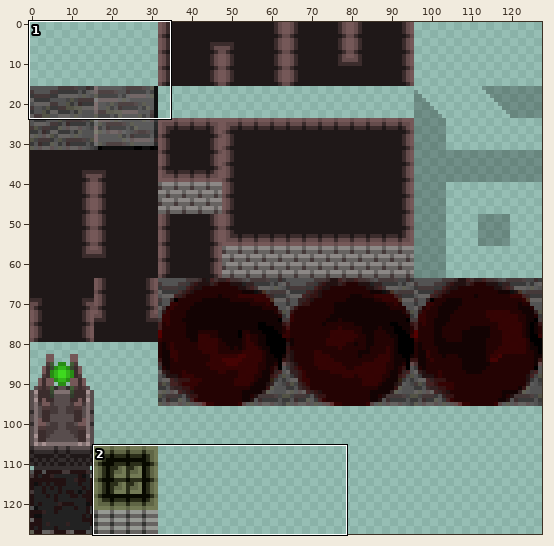
File history of a sprite sheet, dev/LDtiles.png. The first picture is a wide view before the edit; the outline marks the close-up.
Close-up. Before:
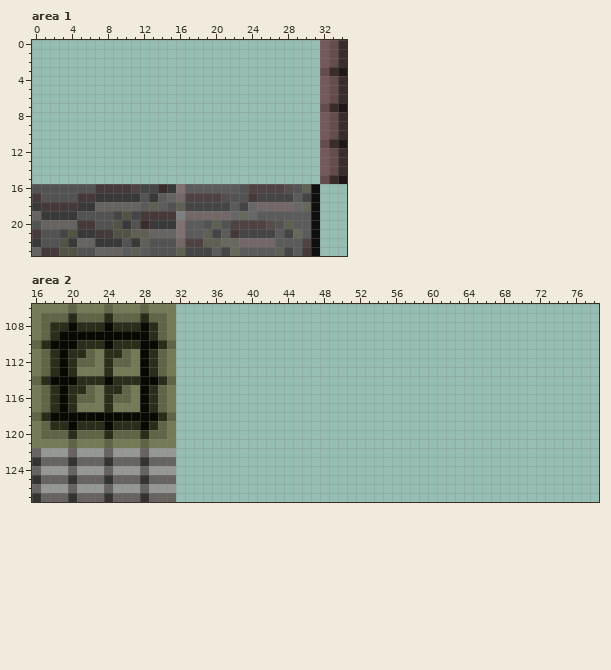
The file is 128x128 pixels. Colours within 5 levels of each other are drawn and written as one. Shown: area 1: x 0..34, y 0..23; area 2: x 16..78, y 106..127.
The result:
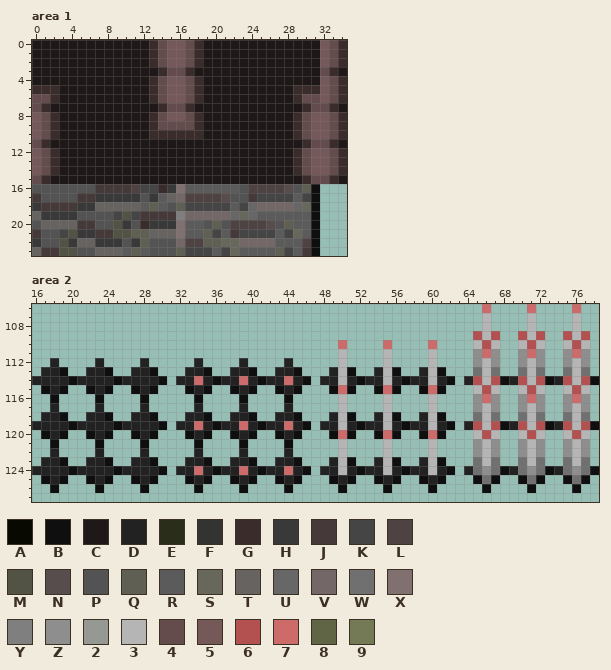
Palette (. is transparent): A #080900  B #0f0f0f  C #1f1818  D #222222  E #2a2d19  F #333431  G #3b2c2c  H #393939  J #453939  K #454545  L #4e4242  M #535345  N #584d4d  P #535353  Q #5f5f53  R #5b5b5b  S #67675b  T #666361  U #676767  V #736767  W #707070  X #807070  Y #7f7f7f  Z #8e8e8e  2 #969993  3 #b5b5b5  4 #654c4c  5 #755858  6 #b35151  7 #cd6b6b  8 #5f6545  9 #737a55
The commit says: new tileset SPIKES SPIKES
The exact change:
Changed rows in their new state; - is an unchanged pixel.
Area 1:
first column x 0:
 0 CCCCCCCCCCCCCG4554GCCCCCCCCCCCCC
 1 CCCCCCCCCCCCCG4554GCCCCCCCCCCCCC
 2 CCCCCCCCCCCCCG4554GCCCCCCCCCCCCC
 3 CCCCCCCCCCCCCCG44GCCCCCCCCCCCCCC
 4 CCCCCCCCCCCCCG4554GCCCCCCCCCCCCC
 5 GGGCCCCCCCCCCG4554GCCCCCCCCCCGGG
 6 44GCCCCCCCCCCG4554GCCCCCCCCCCG44
 7 4GCCCCCCCCCCCCG44GCCCCCCCCCCCCG4
 8 54GCCCCCCCCCCG4554GCCCCCCCCCCG45
 9 54GCCCCCCCCCCG4444GCCCCCCCCCCG45
10 54GCCCCCCCCCCGGGGGGCCCCCCCCCCG45
11 4GCCCCCCCCCCCCCCCCCCCCCCCCCCCCG4
12 54GCCCCCCCCCCCCCCCCCCCCCCCCCCG45
13 54GCCCCCCCCCCCCCCCCCCCCCCCCCCG45
14 54GCCCCCCCCCCCCCCCCCCCCCCCCCCG45
15 4GCCCCCCCCCCCCCCCCCCCCCCCCCCCCG4
Area 2:
first column x 16:
106 ................----------------------------------7----7----7--
107 ................----------------------------------3----3----3--
108 ................----------------------------------3----3----3--
109 ................---------------------------------636--636--636-
110 ................------------------7----7----7----363--363--363-
111 ................------------------3----3----3----Z7Z--Z7Z--Z7Z-
112 ..D....D....D...--D----D----D-----3----3----3----Z3Z--Z3Z--Z3Z-
113 .DDB..DDB..DDB..-DDB--DDB--DDB---D3B--D3B--D3B---W3W--W3W--W3W-
114 DDDDBDDDDBDDDDB.DD7DBDD7DBDD7DB-DD3DBDD3DBDD3DB-D636BD636BD636B
115 .BDB..BDB..BDB..-BDB--BDB--BDB---B7B--B7B--B7B---363--363--363-
116 ..B....B....B...--B----B----B-----3----3----3----Z7Z--Z7Z--Z7Z-
117 ..D....D....D...--D----D----D-----3----3----3----Z3Z--Z3Z--Z3Z-
118 .DDB..DDB..DDB..-DDB--DDB--DDB---D3B--D3B--D3B---W3W--W3W--W3W-
119 DDDDBDDDDBDDDDB.DD7DBDD7DBDD7DB-DD3DBDD3DBDD3DB-D636BD636BD636B
120 .BDB..BDB..BDB..-BDB--BDB--BDB---B7B--B7B--B7B---363--363--363-
121 ..B....B....B...--B----B----B-----3----3----3----Z3Z--Z3Z--Z3Z-
122 ..D....D....D...--D----D----D-----3----3----3----Z3Z--Z3Z--Z3Z-
123 .DDB..DDB..DDB..-DDB--DDB--DDB---D3B--D3B--D3B---W3W--W3W--W3W-
124 DDDDBDDDDBDDDDB.DD7DBDD7DBDD7DB-DD3DBDD3DBDD3DB-DWZWBDWZWBDWZWB
125 .BDB..BDB..BDB..-BDB--BDB--BDB---BDB--BDB--BDB---BWB--BWB--BWB-
126 ..B....B....B...--B----B----B-----B----B----B-----B----B----B--
127 ................-----------------------------------------------
Boxes around the changes in both close-ups, in picture pixels (x1, y1, x2, y2):
added: (32, 40, 320, 184)
changed: (32, 304, 599, 502)
